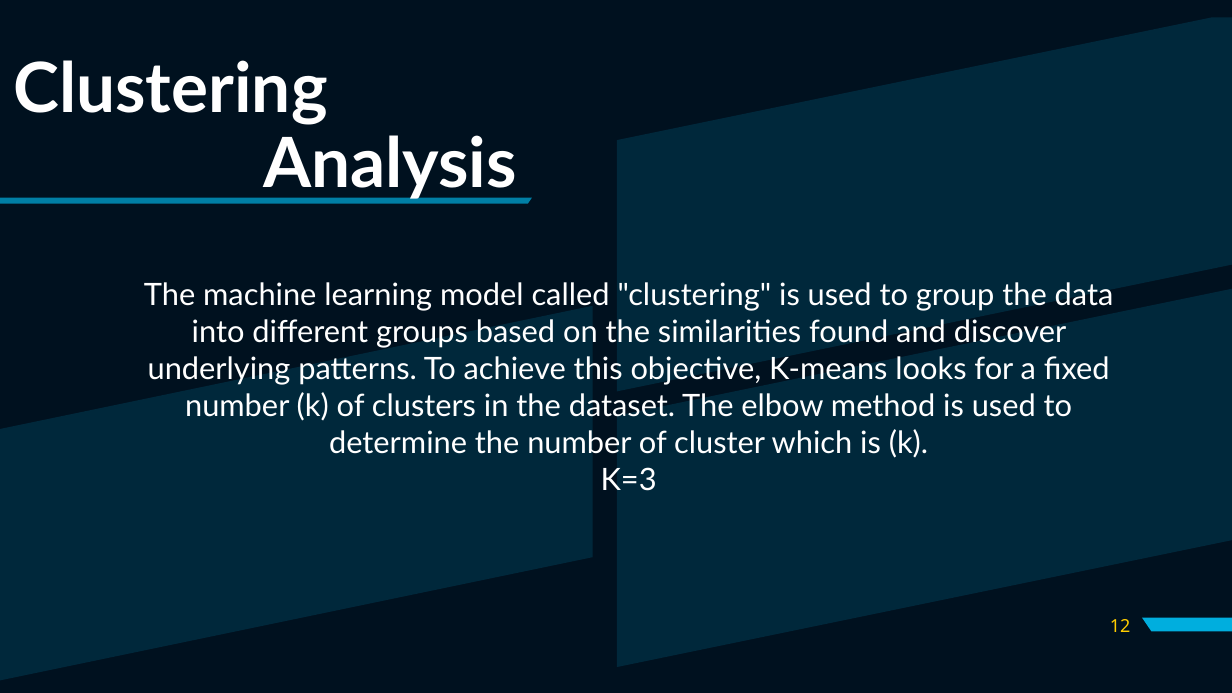
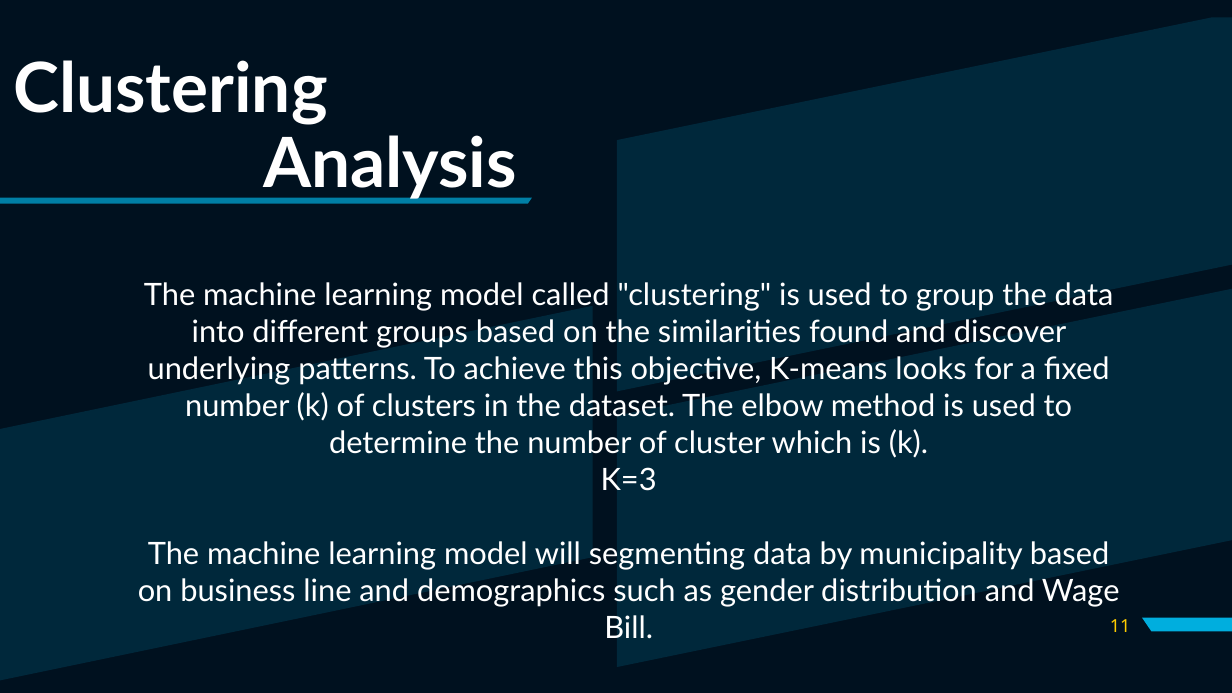
Before and after one commit to Ldave01/Best_Place_For_Business, a slide deck: slide 11 of Analyzing Business Location in Haiti.pptx (slide 12 before the commit). Drawn at 1232x693 pixels with LibreOffice and Linux fonts; fonts in the diff are those of the drawing. Boxes give left, top, right and bottom in pixels: in the first picture for what was removed or moved away, otherwise in the second. Text is boxed around its words. In the diff, an @@ line names an element or a change of style, - is before the commit and + after.

```diff
--- a/Analyzing Business Location in Haiti.pptx
+++ b/Analyzing Business Location in Haiti.pptx
@@ text at <box>138,541,1120,607</box>: paragraph added @@
+The machine learning model will segmenting data by municipality based on business line and demographics such as gender distribution and Wage Bill.
@@ page number at <box>1110,619,1131,632</box>: text changed @@
-12
+11
```
Also in this commit, not shown: 1 other slide changed, 4 slides added, 12 slides removed.
